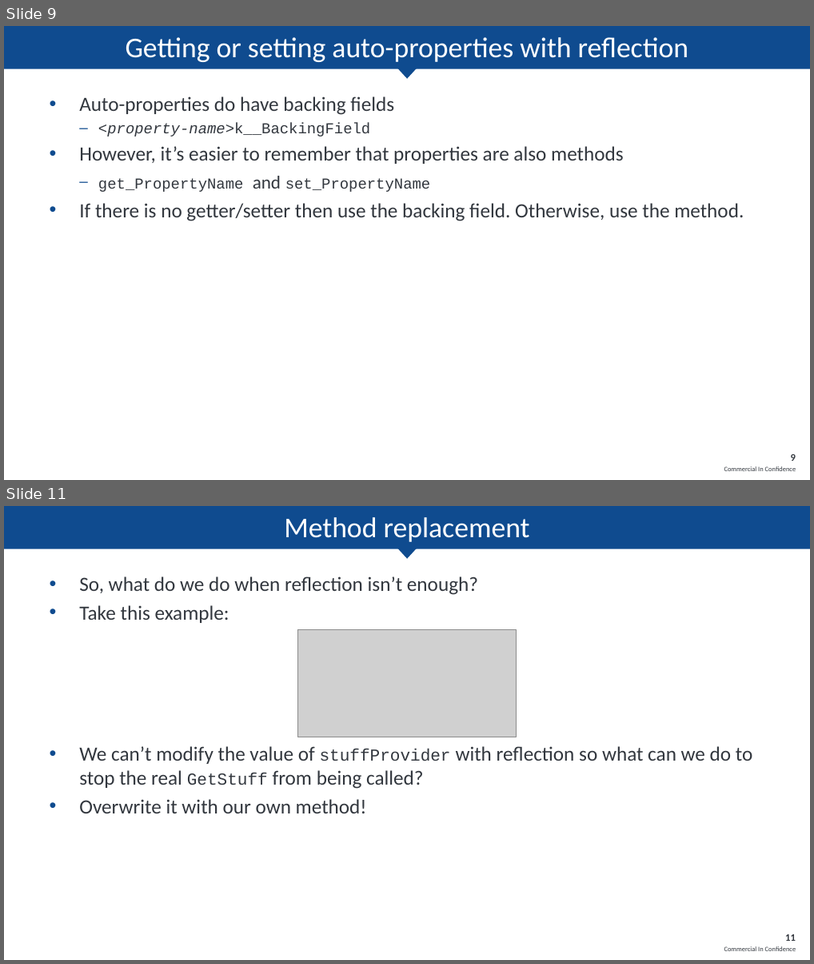
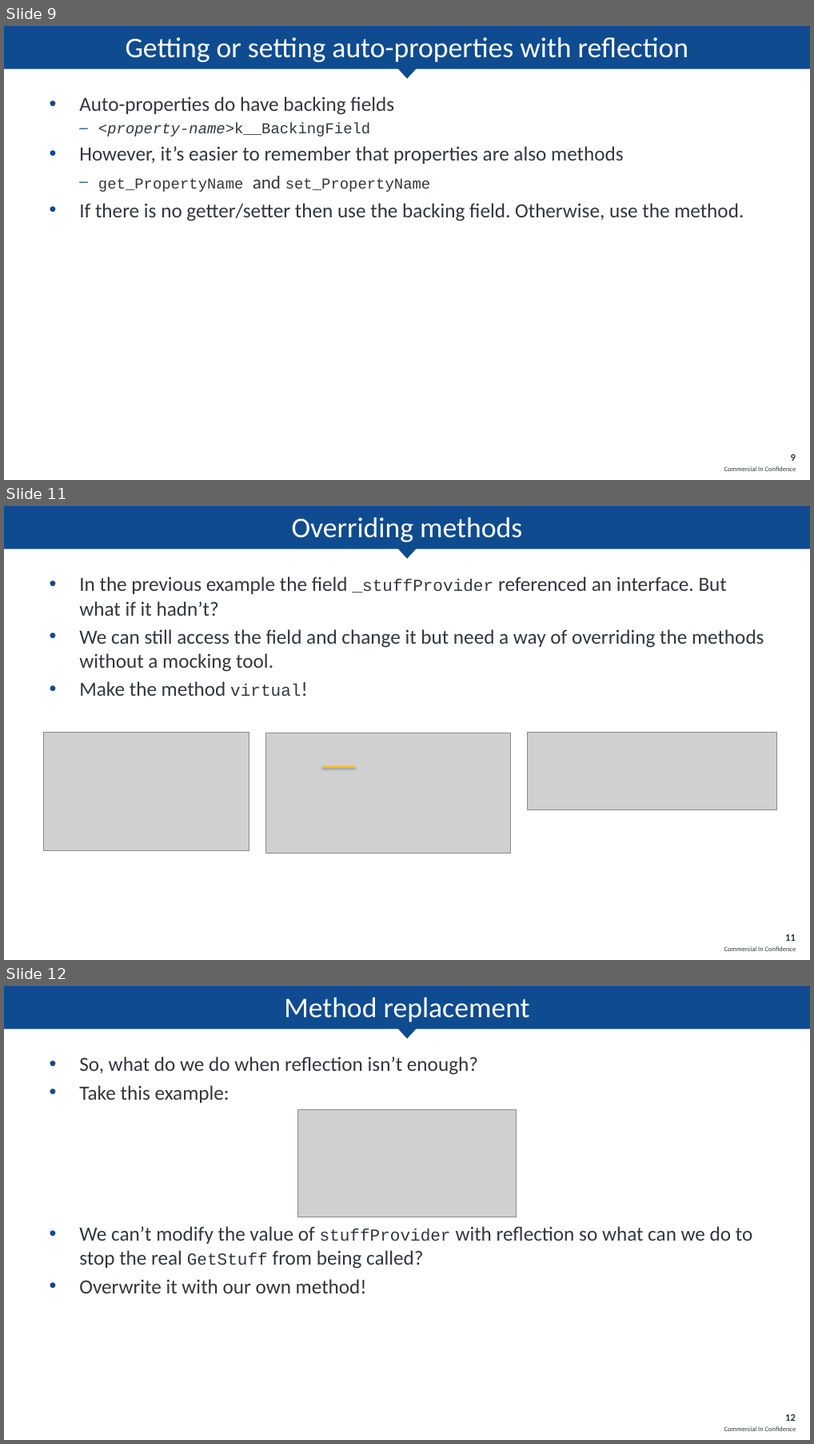
Before and after one commit to awsxdr/legacytestingexample, a slide deck: Presentation/Unit Testing in Legacy Code - DErrington.pptx. Shown one above the other, each under a label of ours: slides 9 and 11 before the commit, slides 9, 11 and 12 after it; the slides between them are not shown. The pictures are 814x964 and 814x1444 pixels, drawn with LibreOffice and Linux fonts; fonts in the diff are those of the drawing; grey boxes stand for pictures; background and template pictures are left out. Boxes give left, top, right and bottom in pixels: in the first picture for what was removed or moved away, otherwise in the second. Text is boxed around its words. In the diff, an @@ line names an element or a change of style, - is before the commit and + after.

Commit message:
Add method overriding slides

```diff
--- a/Presentation/Unit Testing in Legacy Code - DErrington.pptx
+++ b/Presentation/Unit Testing in Legacy Code - DErrington.pptx
@@ slide 11 added at (4,506,810,960), background #FFFFFF; not listed: 3 template elements that a slide beside it also shows @@
@@ title added at (292,517,522,542), 34 pt, text #FFFFFF @@
+Overriding methods
@@ text added at (79,576,765,696), 24 pt, text #32373E @@
+• In the previous example the field _stuffProvider referenced an interface. But what if it hadn’t?
+• We can still access the field and change it but need a way of overriding the methods without a mocking tool.
+• Make the method virtual!
@@ picture added at (43,732,250,851) @@
@@ picture added at (266,733,510,852) @@
@@ picture added at (527,732,777,810) @@
@@ line added from (323, 767) to (355, 767), #FFC000 2 pt @@
@@ page number added at (786,934,796,940), 12 pt, text #32373E, bold @@
+11
@@ what was slide 11 is now slide 12 @@
```
Also in this commit, not shown: 3 slides changed.
